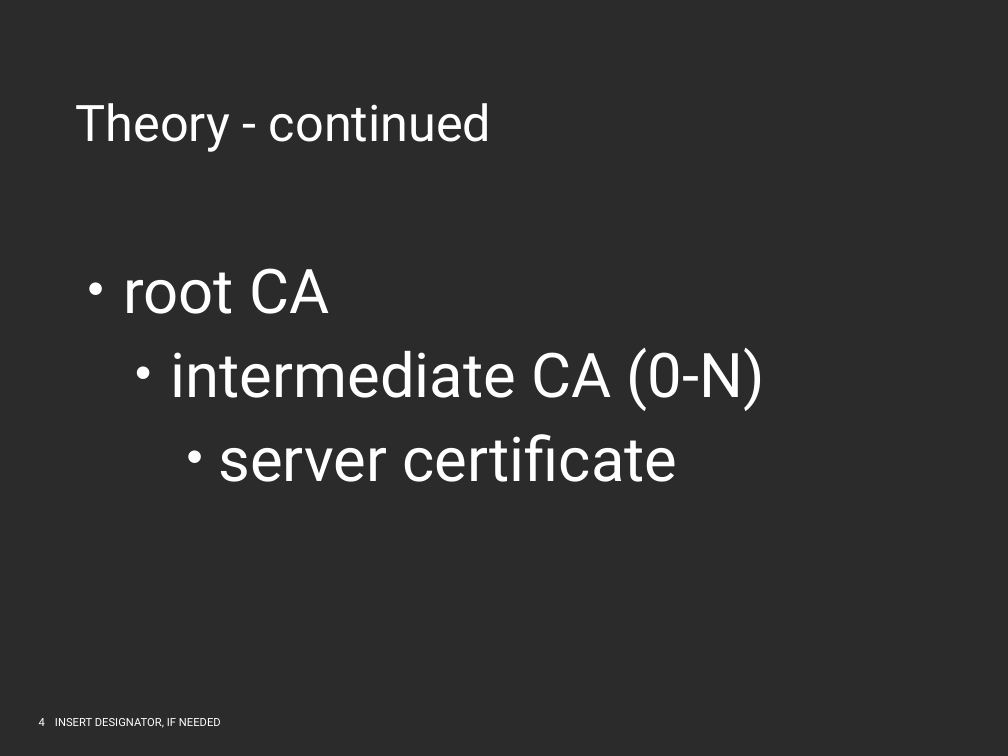
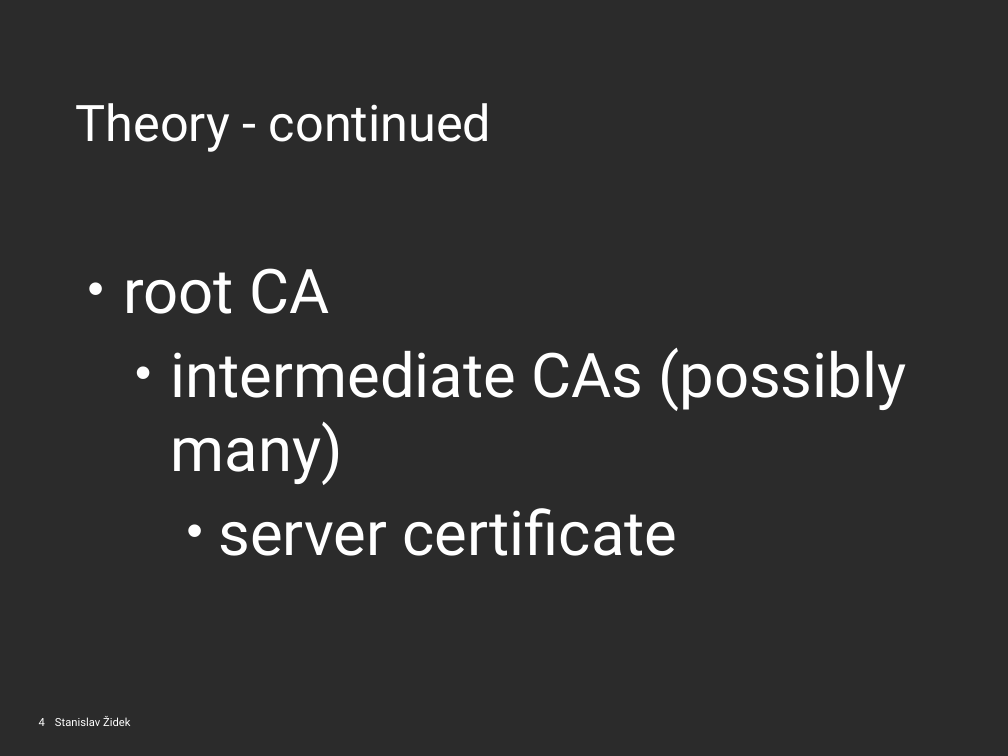
Before and after one commit to ep69/DevConf-2017, a slide deck: slide 4 of rhpres.odp. Drawn at 1008x756 pixels with LibreOffice and Linux fonts; fonts in the diff are those of the drawing; background and template pictures are left out; a plain dark background stands for a picture behind light text. Boxes give left, top, right and bottom in pixels: in the first picture for what was removed or moved away, otherwise in the second. Text is boxed around its words. In the diff, an @@ line names an element or a change of style, - is before the commit and + after.

```diff
--- a/rhpres.odp
+++ b/rhpres.odp
@@ text at box(171, 348, 906, 485): text changed @@
-  • intermediate CA (0-N)
+  • intermediate CAs (possibly many)
@@ text at box(55, 716, 130, 726): text changed @@
-INSERT DESIGNATOR, IF NEEDED
+Stanislav Židek
```
Also in this commit, not shown: 20 other slides changed, 1 other file.
